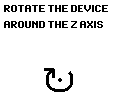
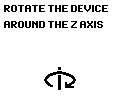
Before/after of a 120 x 96 layered artwork. What changed in the layer stack:
added layer "Тип прицела" above "Яркость прицела" over [44, 67, 76, 90]
painted on "Background" over [44, 67, 76, 92]
